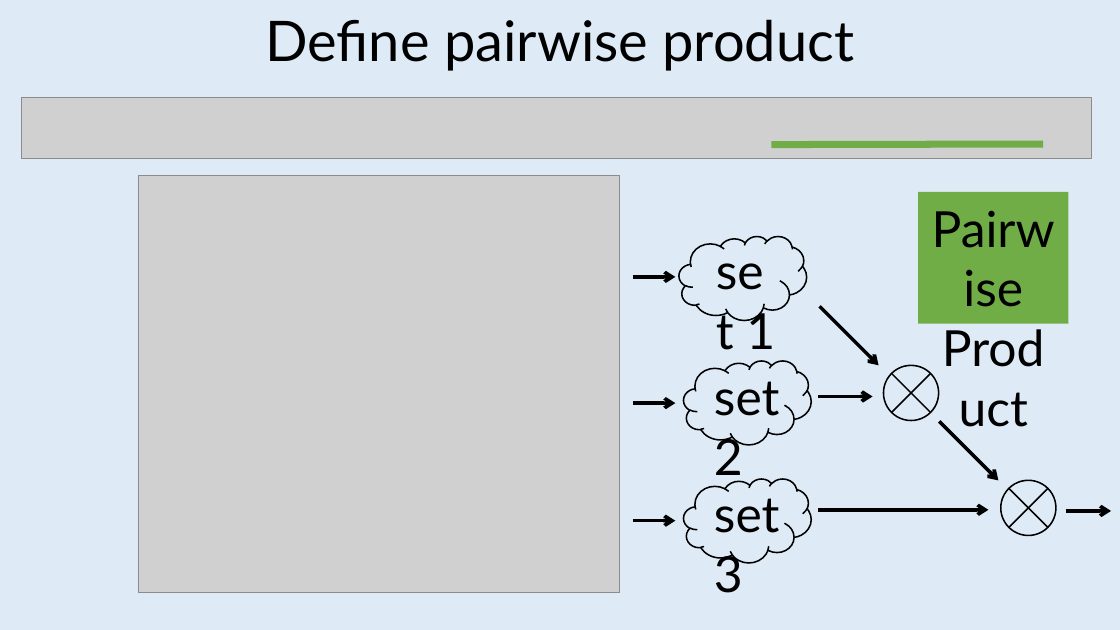
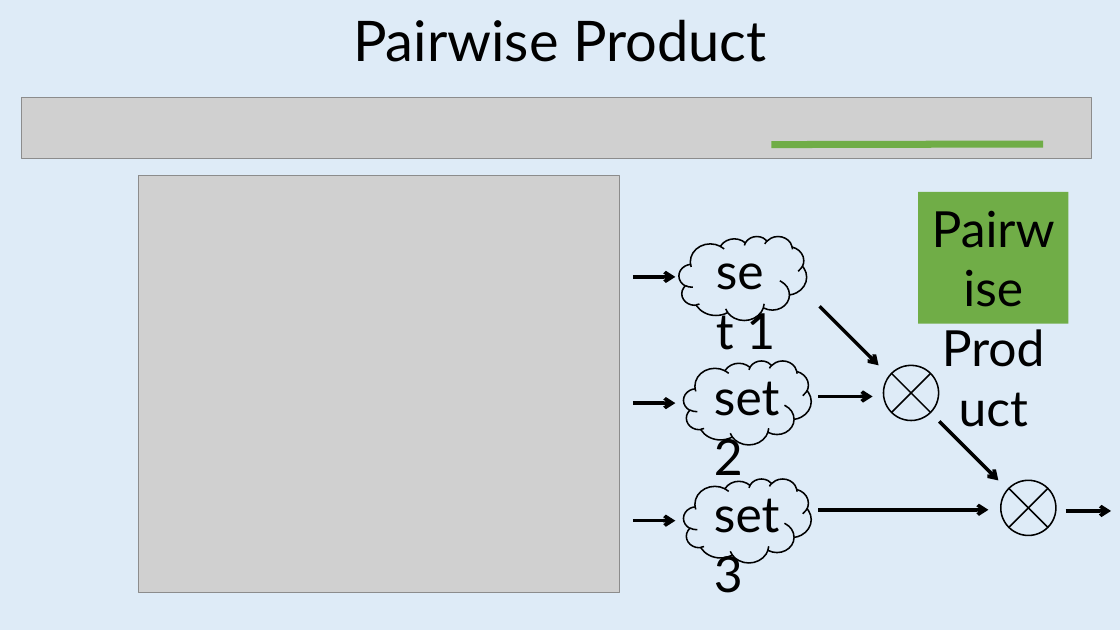
Before and after one commit to jeromerg/NCase, a slide deck: slide 21 of src/Documentation/Slides/Slides.pptx (slide 15 before the commit). Drawn at 1120x630 pixels with LibreOffice and Linux fonts; fonts in the diff are those of the drawing; grey boxes stand for pictures. Boxes give left, top, right and bottom in pixels: in the first picture for what was removed or moved away, otherwise in the second. Text is boxed around its words. In the diff, an @@ line names an element or a change of style, - is before the commit and + after.

```diff
--- a/src/Documentation/Slides/Slides.pptx
+++ b/src/Documentation/Slides/Slides.pptx
@@ text at [353,19,766,62]: text changed @@
-Define pairwise product
+Pairwise Product
```
Also in this commit, not shown: 11 other slides changed, 9 slides added, 2 slides removed.
